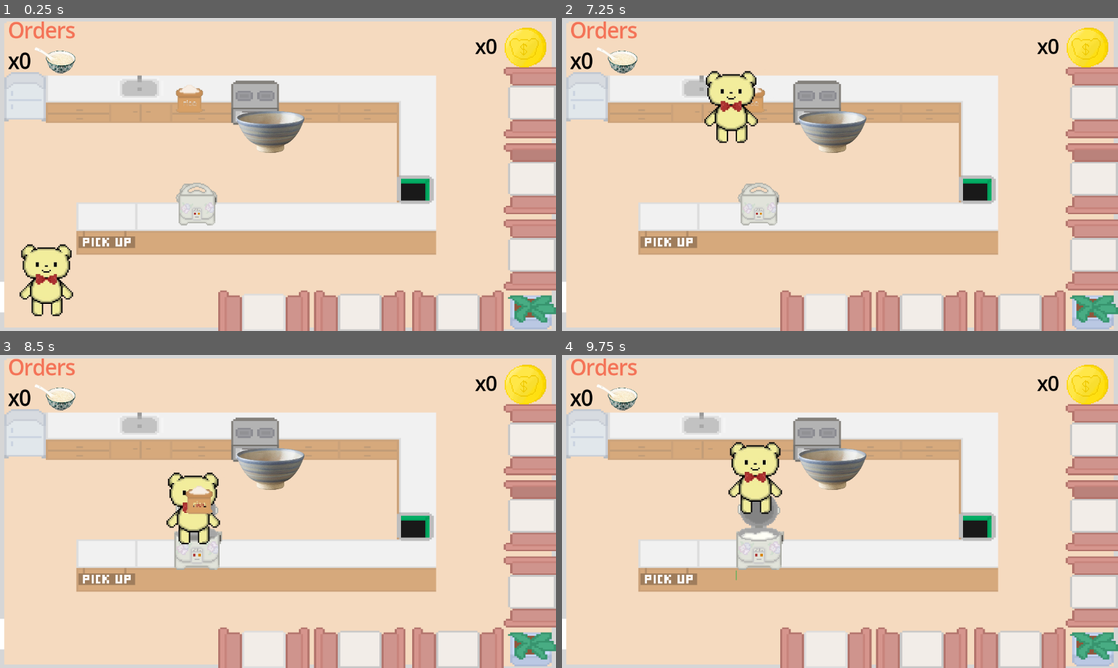
Above: before the commit, frames 1-4 (two rows, left to right).
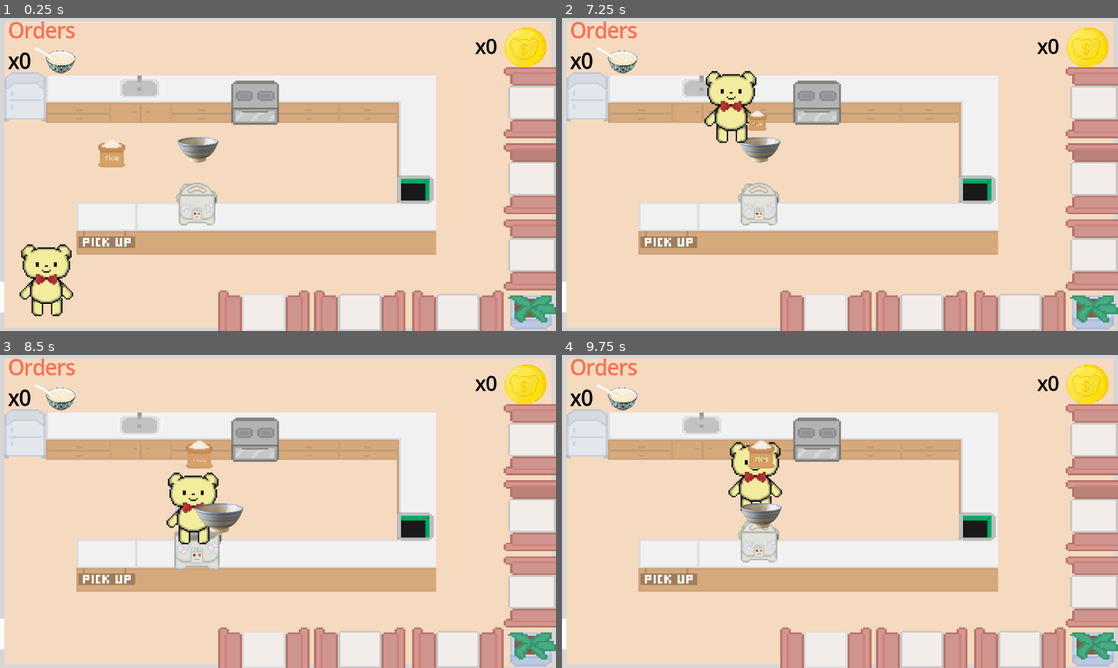
Above: after the commit, the same moments.

Repository: rxsiebearr/Cooking-with-Pao-Pao
Game: Godot game, scene res://store_#1.tscn
The game is run twice, just before and just after one commit, with the same random seed, the same clock (stepped at 60 frames per second) and the same inputs. This scene is started directly instead of the project's main scene.
Inputs (mouse positions are in pixels of both pictures, inside the frame that each line leads up to):
- Up to frame 1 (0.25 s): no input
- Up to frame 2 (7.25 s): tap Enter (ui_accept) at 0.5, 0.77, 0.8, 1.07, 2, 2.3, 2.75, 3.5, 3.77, 3.8, 4.07, 5.3, 6.77, 6.8, 7.07 s; move the mouse to (812, 237) at 0.52 s; hold W (move_up) 0.53-1.25 s; hold E (interact) 0.53-1.25 s; click (812, 237) at 0.67 s; drag from (1006, 221) to (667, 227) at 1.27 s; move the mouse to (673, 127) at 2.02 s; hold A (move_left) 2.03-2.75 s; hold E (interact) 2.03-2.75 s; drag from (867, 174) to (756, 202) at 2.77 s; move the mouse to (756, 96) at 3.52 s; hold S (move_down) 3.53-4.25 s; hold E (interact) 3.53-4.25 s; drag from (962, 158) to (751, 99) at 4.27 s; move the mouse to (728, 190) at 5.02 s; hold W (move_up) 5.03-5.75 s; hold E (interact) 5.03-5.75 s; click (728, 190) at 5.17 s; drag from (895, 105) to (584, 146) at 5.77 s; move the mouse to (812, 237) at 6.52 s; hold D (move_right) from 6.53 s (still down); hold E (interact) from 6.53 s (still down)
- Up to frame 3 (8.5 s): release D (move_right) at 7.25 s; release E (interact) at 7.25 s; drag from (444, 558) to (172, 461) at 7.27 s; tap Enter (ui_accept) at 8, 8.3 s; move the mouse to (111, 464) at 8.02 s; hold S (move_down) from 8.03 s (still down); hold E (interact) from 8.03 s (still down)
- Up to frame 4 (9.75 s): release S (move_down) at 8.75 s; release E (interact) at 8.75 s; tap Enter (ui_accept) at 8.75 s; drag from (867, 511) to (673, 464) at 8.77 s; move the mouse to (756, 433) at 9.52 s; hold W (move_up) from 9.53 s (still down); hold E (interact) from 9.53 s (still down); click (756, 433) at 9.67 s

The runs differ from the first frame. In frame 1, 2.1% of the frame differs, in the area x 17-55%, y 21-48%; in frame 2, 1.8%; in frame 3, 2.3%; in frame 4, 2.5%, in the area x 31-55%, y 27-72%.

Commit message:
fixed scaling issues

Diff:
--- a/cooking-with-pao-pao/pickable_item.gd
+++ b/cooking-with-pao-pao/pickable_item.gd
@@ -3,10 +3,8 @@
 
 @export var item_texture: Texture
 @export var item_name: String = "Unknown"
-@export var item_scale: Vector2 = Vector2(0.5, 0.5)
 
 @onready var sprite_2d: Sprite2D = $Sprite2D
 
 func _ready() -> void:
 	sprite_2d.texture = item_texture
-	self.scale = item_scale
--- a/cooking-with-pao-pao/player.gd
+++ b/cooking-with-pao-pao/player.gd
@@ -20,6 +20,7 @@
 var drop_pos: Vector2
 var items_in_range: Array = []
 var held_item_name: String = ""
+var item_scale: Vector2
 
 func _ready():
 	item_sprite.hide()
@@ -48,6 +49,7 @@
 	if (item is pickable_item):
 		item_sprite.texture = item.item_texture
 		held_item_name = item.item_name
+		item_scale = item.scale
 	item.queue_free()
 	item_sprite.show()
 
@@ -56,7 +58,7 @@
 	var item = item_drop.instantiate()
 	item.item_texture = item_sprite.texture
 	item.item_name = held_item_name
-	item.scale = item.item_scale
+	item.scale = item_scale
 	print(item.scale)
 	item.position = position + drop_pos
 	get_parent().add_child(item)
--- a/cooking-with-pao-pao/project.godot
+++ b/cooking-with-pao-pao/project.godot
@@ -12,7 +12,7 @@
 
 config/name="Cooking with Pao Pao"
 run/main_scene="res://character_selection.tscn"
-config/features=PackedStringArray("4.4", "Forward Plus")
+config/features=PackedStringArray("4.3", "Forward Plus")
 config/icon="res://icon.svg"
 
 [autoload]
--- a/cooking-with-pao-pao/store_#1.tscn
+++ b/cooking-with-pao-pao/store_#1.tscn
@@ -112,12 +112,12 @@
 
 [sub_resource type="AnimationLibrary" id="AnimationLibrary_awojr"]
 _data = {
-&"RESET": SubResource("Animation_fc1kx"),
-&"rice_burnt": SubResource("Animation_u4e23"),
-&"rice_closed": SubResource("Animation_r5jaw"),
-&"rice_cooked": SubResource("Animation_2mmfs"),
-&"rice_open": SubResource("Animation_0ecwc"),
-&"rice_rice": SubResource("Animation_ecuik")
+"RESET": SubResource("Animation_fc1kx"),
+"rice_burnt": SubResource("Animation_u4e23"),
+"rice_closed": SubResource("Animation_r5jaw"),
+"rice_cooked": SubResource("Animation_2mmfs"),
+"rice_open": SubResource("Animation_0ecwc"),
+"rice_rice": SubResource("Animation_ecuik")
 }
 
 [node name="Store #1" type="Node2D"]
@@ -160,7 +160,7 @@
 
 [node name="AnimationPlayer" type="AnimationPlayer" parent="RiceCookerArea"]
 libraries = {
-&"": SubResource("AnimationLibrary_awojr")
+"": SubResource("AnimationLibrary_awojr")
 }
 
 [node name="TimerBar" type="Line2D" parent="RiceCookerArea"]
@@ -181,13 +181,14 @@
 [node name="AudioStreamPlayer2D" type="AudioStreamPlayer2D" parent="RiceCookerArea"]
 
 [node name="ItemDrop" parent="." instance=ExtResource("4_54ox5")]
-position = Vector2(392, 168)
+position = Vector2(231, 281)
+scale = Vector2(0.5, 0.5)
 item_texture = ExtResource("5_2wqnh")
 item_name = "Rice"
 
 [node name="ItemDrop2" parent="." instance=ExtResource("4_54ox5")]
-position = Vector2(560, 248)
-scale = Vector2(0.5, 0.5)
+position = Vector2(410, 280)
+scale = Vector2(0.3, 0.3)
 item_texture = ExtResource("10_p8wo6")
 item_name = "RiceBowl"
 
Not shown: 1 places in cooking-with-pao-pao/character_selection.tscn that only renumber resources
Not shown: 1 places in cooking-with-pao-pao/store_#1.tscn that only renumber resources
